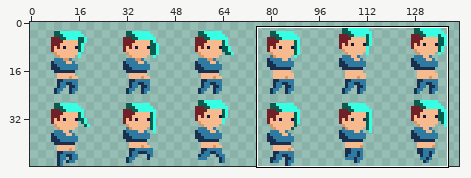
Two states of a sprite sheet, Assets/Commons/Sprites/Characters/Playable Character/Pg_2_Sheet.png. Above, an overview of the earlier version with the close-up marked.
Close-up. First the earlier version:
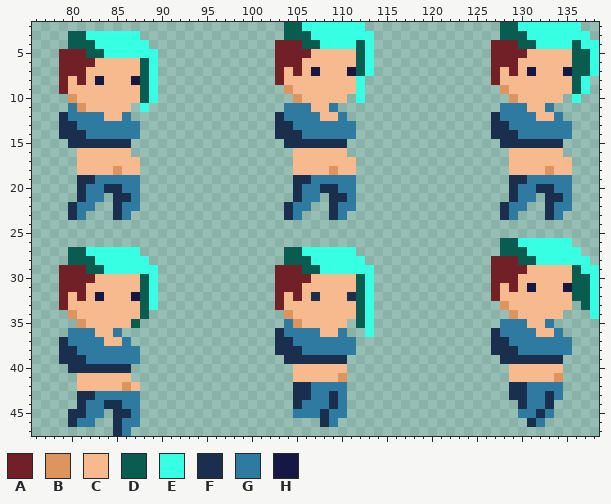
The file is 720x240 pixels, drawn in blocks of 5x5; one block is one cell here. Shown: x 76..138, y 2..47. The wide view leaves out empty margins. The commit also changed other parts of the picture, which this record leaves out.
Palette (. is transparent): A #702026  B #de945f  C #f7ba8f  D #0a5c51  E #36ffe4  F #1a2f4e  G #2e7aa0  H #171744
Now the later version:
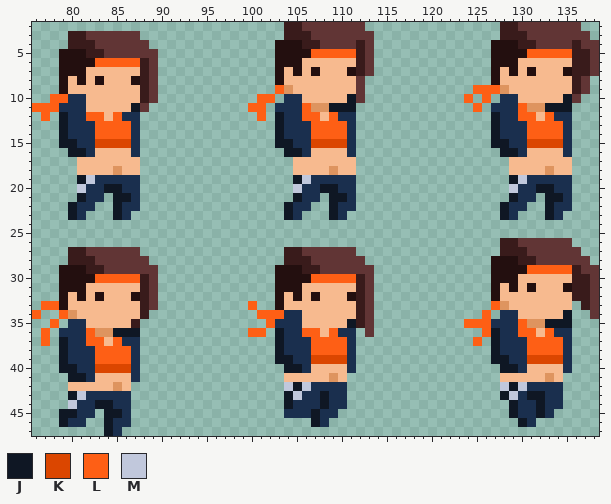
Colours new in this view: J #0f1724  K #db4600  L #fe5f15  M #c1c8dc
The edit:
@@ palette @@
-A #702026
+A #230f0f
-D #0a5c51
+D #391b1b
-E #36ffe4
+E #613535
@@ x 76..138 @@
  4 ....DDDEEEEEE..............AAADDEEEEDE.............AAADDEEEEDEE
- 5 ...AAADDEEEEEE.............AAAACCCCCDE.............AAAACCCCCDDE
- 6 ...AAAACCCCCDE.............AAACCCCCCDE.............AAACCCCCCDDE
- 7 ...AAACCCCCCDE.............ACACHCCCHDE.............ACACHCCCHDDE
- 8 ...ACACHCCCHDE.............ACCCCCCCCE..............ACCCCCCCCDE.
- 9 ...ACCCCCCCCDE..............BCCCCCCCE...............BCCCCCCCDE.
-10 ....BCCCCCCCDE...............BCCCCC.E................BCCCCC.E..
-11 ....GBCCCCC.E...............GGGCCG..................GGGCCG.....
-12 ...FGGGGCCG................FGGGGCCG................FGGGGCCG....
-13 ...FFGGGGGGG...............FFGGGGGGG...............FFGGGGGGG...
-14 ...FFFGGGGGG...............FFFGGGGGG...............FFFGGGGGG...
-15 ....FFFFFFF.................FFFFFFF.................FFFFFFF....
-16 .....CCCCCC..................CCCCCC..................CCCCCC....
+ 5 ...AAADDEEEEEE.............AAAALLLLLDE.............AAAALLLLLDDE
+ 6 ...AAAALLLLLDE.............AAACCCCCCDE.............AAACCCCCCDDE
+ 7 ...AAACCCCCCDE.............ACACACCCADE.............ACACACCCADDE
+ 8 ...ACACACCCADE.............ACCCCCCCCE..............ACCCCCCCCDE.
+ 9 ...ACCCCCCCCDE.............LBCCCCCCCE............LLLBCCCCCCCDE.
+10 ..LLFFCCCCCCDE...........LL.FFCCCCCJE...........L.L.FFCCCCCJE..
+11 LLLFFFCCCCCJE...........LL.FFFLBBJJJ.............L.FFFLBBJJJ...
+12 .L.JFFLLCLFF.............L.JFFLLCLFF...............JFFLLCLFF...
+13 ...JFFFLLLLF...............JFFFLLLLF...............JFFFLLLLF...
+14 ...JFFFLLLLF...............JFFFLLLLF...............JFFFLLLLF...
+15 ...JJFFKKKKF...............JJFFKKKKF...............JJFFKKKKF...
+16 ....JJFCCCCF................JJFCCCCF................JJFCCCCF...
 17 .....CCCCCCC.................CCCCCCC.................CCCCCCC...
 18 .....CCCCBCC.................CCCCBCC.................CCCCBCC...
-19 .....FFGGGGG.................FFGGGGG.................FFGGGGG...
-20 .....FGGFFGG.................FGGFFGG.................FGGFFGG...
-21 .....FGG.FFG.................FGG.FFG.................FGG.FFG...
-22 ....FGG..FGG................FGG..FGG................FGG..FGG...
-23 ....FG...FG.................FG...FG.................FG...FG....
+19 .....JMFFFFF.................JMFFFFF.................JMFFFFF...
+20 .....MFFJJFF.................MFFJJFF.................MFFJJFF...
+21 .....JFF.JJF.................JFF.JJF.................JFF.JJF...
+22 ....JFF..JFF................JFF..JFF................JFF..JFF...
+23 ....JF...JF.................JF...JF.................JF...JF....
 24 ...............................................................
@@ x 76..138 @@
 28 ....DDDEEEEEE...............DDDEEEEEE..............AAADDEEEEEE.
-29 ...AAADDEEEEEE.............AAADDEEEEEE.............AAAACCCCCDEE
-30 ...AAAACCCCCDE.............AAAACCCCCDE.............AAACCCCCCDDE
-31 ...AAACCCCCCDE.............AAACCCCCCDE.............ACACHCCCHDDE
-32 ...ACACHCCCHDE.............ACACFCCCFDE.............ACCCCCCCCDDE
-33 ...ACCCCCCCCDE.............ACCCCCCCCDE..............BCCCCCCC.DE
-34 ....BCCCCCCCD...............BCCCCCCCDE...............BCCCCC...E
-35 .....BCCCCCD................GBCCCCC.DE..............GGGCCG.....
-36 ....GGGCCG.................FGGGGCCG..E.............FGGGGCCG....
-37 ...FGGGGCCG................FFGGGGGGG...............FFGGGGGGG...
-38 ...FFGGGGGGG...............FFFGGGGGG...............FFFGGGGGG...
-39 ...FFFGGGGGG................FFFFFFF.................FFFFFFF....
-40 ....FFFFFFF..................CCCCCC..................CCCCCC....
-41 .....CCCCCC..................CCCCCB..................CCCCCB....
-42 .....CCCCCBC.................FFGGGG..................FFGGGG....
-43 .....FFGGGGG.................FFGGFG..................FFGGFG....
-44 .....FGGFFGG.................FGGGFG...................FGGF.....
-45 ....FFGG.FFG.................GGGFGG...................GGFG.....
-46 ....FGG..FGG....................FG.....................FG......
-47 .........FG....................................................
+29 ...AAADDEEEEEE.............AAADDEEEEEE.............AAAALLLLLDEE
+30 ...AAAALLLLLDE.............AAAALLLLLDE.............AAACCCCCCDDE
+31 ...AAACCCCCCDE.............AAACCCCCCDE.............ACACACCCADDE
+32 ...ACACACCCADE.............ACACACCCADE.............ACCCCCCCCDDE
+33 .LLACCCCCCCCDE..........L..ACCCCCCCCDE.............LBCCCCCCC.DE
+34 L..LBCCCCCCCD............LLLFFCCCCCCDE............L.FFCCCCCJ..E
+35 ..L.FFCCCCCD..............LFFFCCCCCJDE..........LLLFFFLBBJJJ...
+36 .L.FFFLBBJJJ............LL.JFFLLCLFF.E............LJFFLLCLFF...
+37 .L.JFFLLCLFF...............JFFFLLLLF.............L.JFFFLLLLF...
+38 ...JFFFLLLLF...............JFFFLLLLF...............JFFFLLLLF...
+39 ...JFFFLLLLF...............JJFFKKKKF...............JJFFKKKKF...
+40 ...JJFFKKKKF................JJFCCCCF................JJFCCCCF...
+41 ....JJFCCCCF................CCCCCBC.................CCCCCBC....
+42 ....CCCCCBC.................MJMFFFF.................MJMFFFF....
+43 ....JMFFFFF.................JMFFJFF.................JMFJJFF....
+44 ....MFFJJFF.................JFFFJFF..................JFFJFF....
+45 ...JJFF.JJF.................FFFJFF...................JFFJF.....
+46 ...JFF..JFF....................JF.....................JF.......
+47 ........JF.....................................................
Changed places in both close-ups, as pixel boxes (x1, y1, x2, y2):
changed: (248, 22, 374, 427)
changed: (464, 22, 599, 427)
changed: (32, 31, 158, 436)
